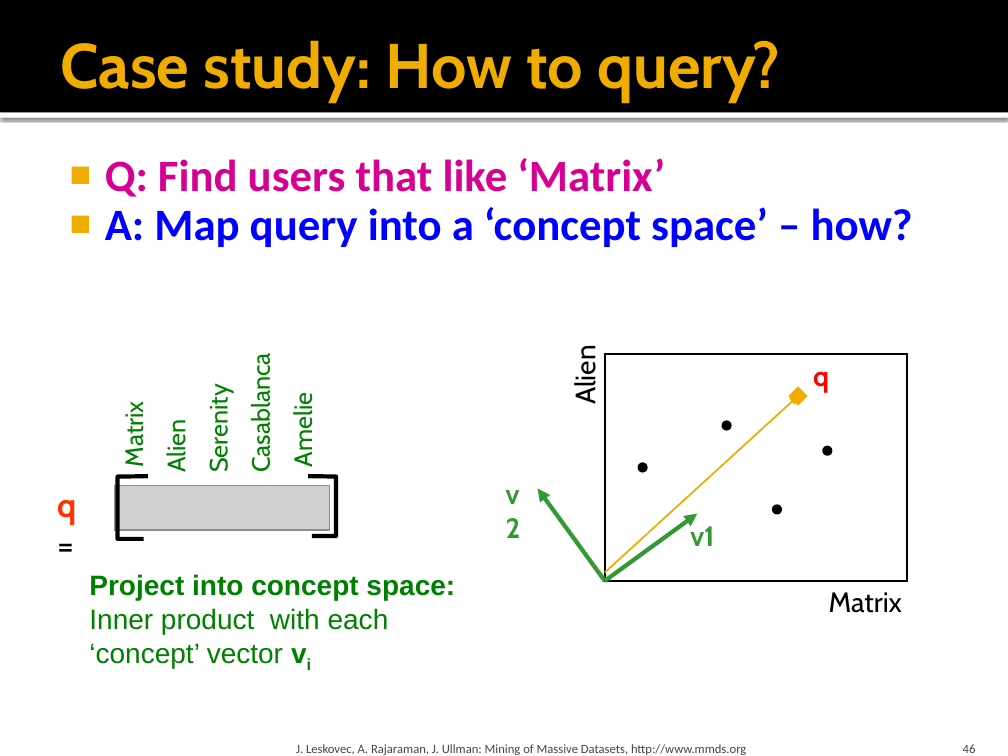
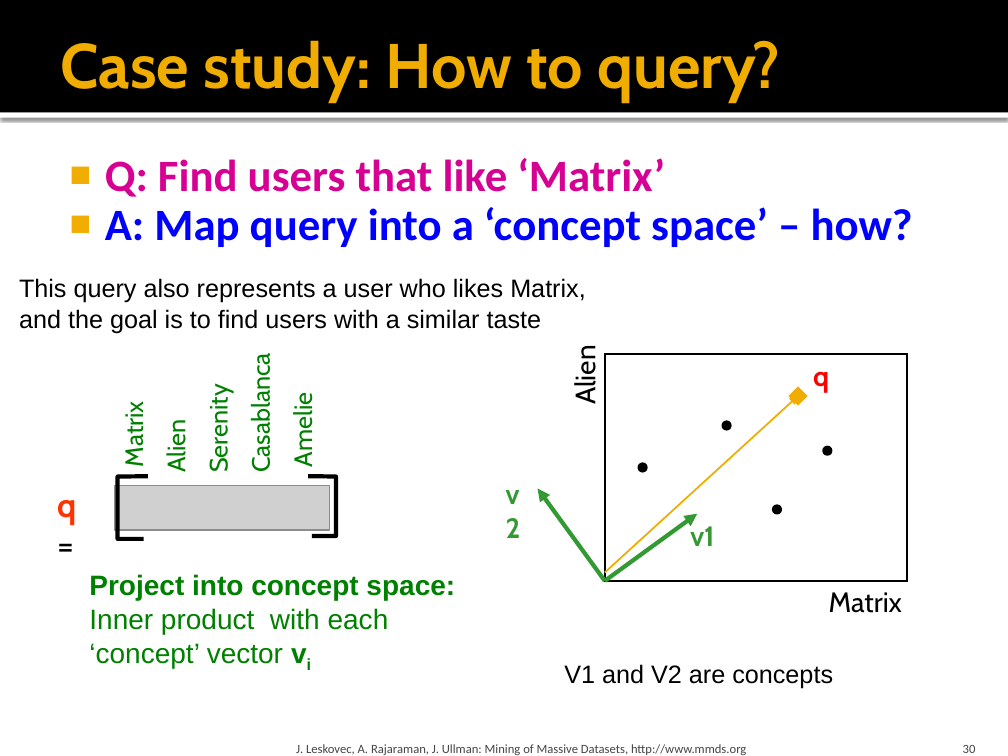
Before and after one commit to yaoyichi/yaoyichi.github.io, a slide deck: slide 30 of spatial-ai/w4w5.3-ch11-dimred.pptx (slide 46 before the commit). Drawn at 1008x756 pixels with LibreOffice and Linux fonts; fonts in the diff are those of the drawing; grey boxes stand for pictures. Boxes give left, top, right and bottom in pixels: in the first picture for what was removed or moved away, otherwise in the second. Text is boxed around its words. In the diff, an @@ line names an element or a change of style, - is before the commit and + after.

```diff
--- a/spatial-ai/w4w5.3-ch11-dimred.pptx
+++ b/spatial-ai/w4w5.3-ch11-dimred.pptx
@@ text added at bbox=[19, 278, 586, 333], 18 pt, text #000000 @@
+This query also represents a user who likes Matrix, and the goal is to find users with a similar taste
@@ text added at bbox=[564, 664, 833, 689], 18 pt, text #000000 @@
+V1 and V2 are concepts
@@ page number at bbox=[963, 745, 976, 753]: text changed @@
-46
+30
```
Also in this commit, not shown: 6 other slides changed, 1 slide added, 15 slides removed, 4 other files.
